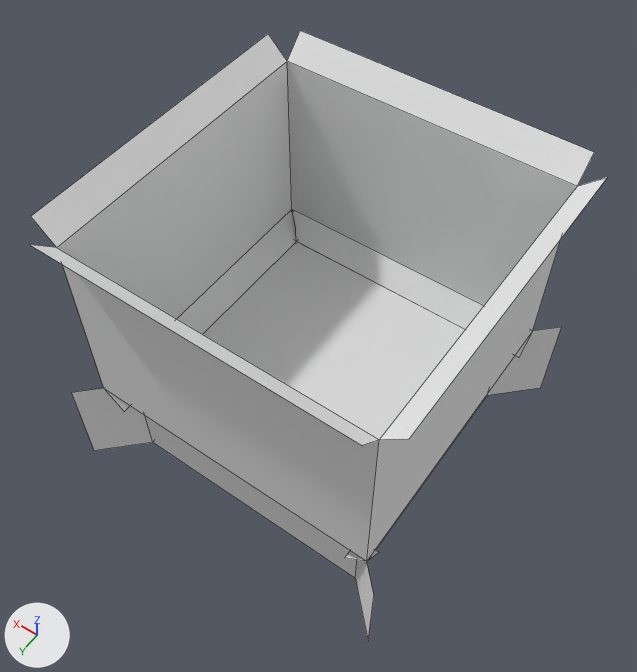
An edit to the OBJ model src/main/resources/assets/createmanaindustry/models/block/allay_burner/item.obj, drawn before and after from the same camera.
Before and after are seen from a 50 mm lens placed at (-0.36, 0.73, 2.337), pointed at (0.498, -0.471, 0.449). Lighting does not change. The marker at lower left points along +X, +Y and +Z. The first picture is the older version. Mesh edges are drawn as thin lines. Where no turn or scale is listed for an object, it has been applied to the vertices.

Script lines for the objects in view, before the commit:
```python
me_cube = bpy.data.meshes.new('cube')
me_cube.from_pydata(...)  # 44 vertices, 22 faces; spans x 0.0..1.0, y -1.0..0.0, z 0.0..0.938
me_cube.materials.append(mat_m_0)  # its picture is missing
ob_cube = bpy.data.objects.new('cube', me_cube)
ob_cube.location = (0.0, 0.0, 0.0)
```
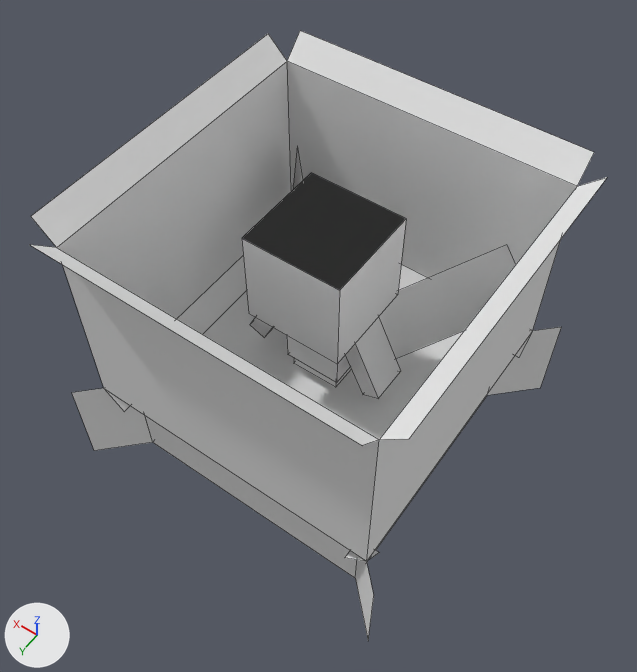
The change, as a diff of the scene's bpy script:
```diff
--- a/src/main/resources/assets/createmanaindustry/models/block/allay_burner/item.obj.py
+++ b/src/main/resources/assets/createmanaindustry/models/block/allay_burner/item.obj.py
@@ mat_m_1 @@
+mat_m_1 = principled_material('m_1')
+mat_m_1.base_color = (0.8, 0.8, 0.8)  # white #e7e7e7
+mat_m_1.roughness = 1.0
@@ me_allay @@
+me_allay.from_pydata(...)  # 48 vertices, 32 faces; spans x 0.083..0.917, y -0.923..-0.359, z 0.248..0.835
+me_allay.materials.append(mat_m_1)  # its picture is missing
@@ ob_allay @@
+ob_allay = bpy.data.objects.new('allay', me_allay)
+ob_allay.location = (0.0, 0.0, 0.0)
```

Location of each change, (x1, y1, x2, y2) in pixels of the pictures (637 x 672 px):
'allay', added: after (242, 146, 515, 399)
